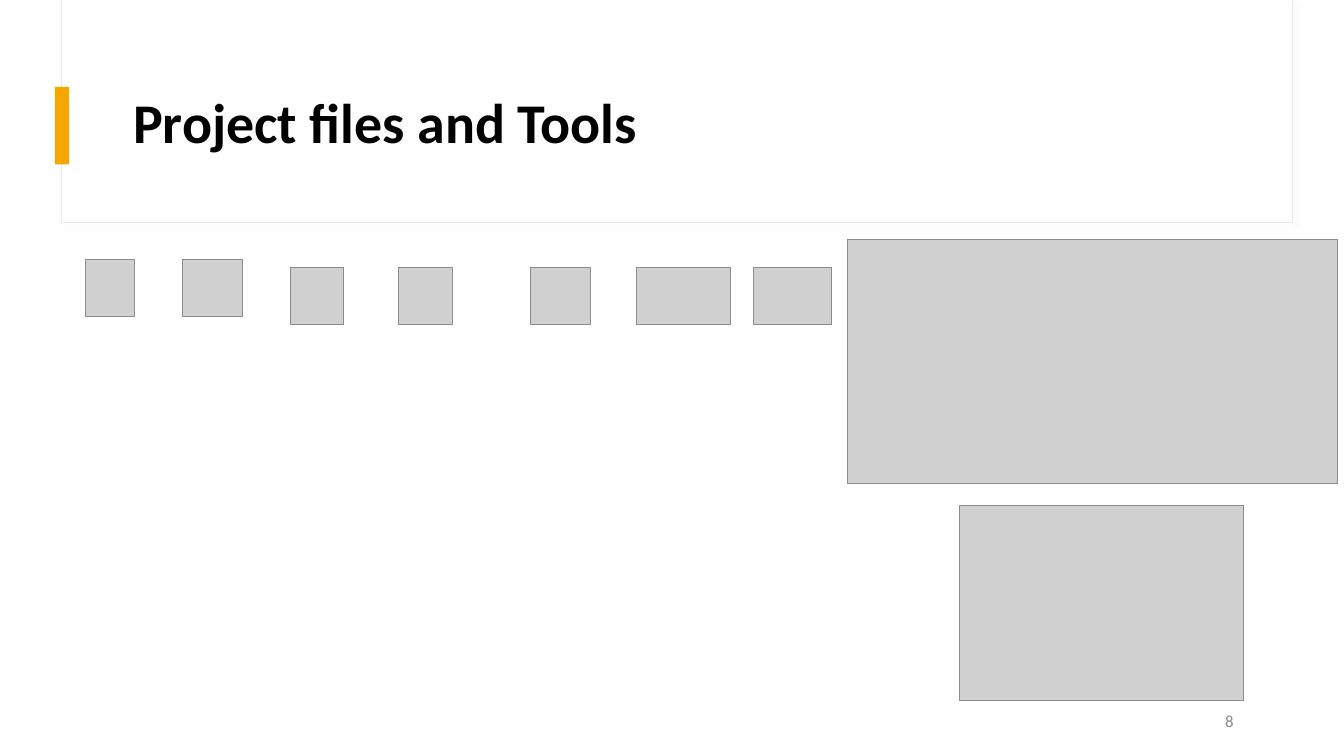
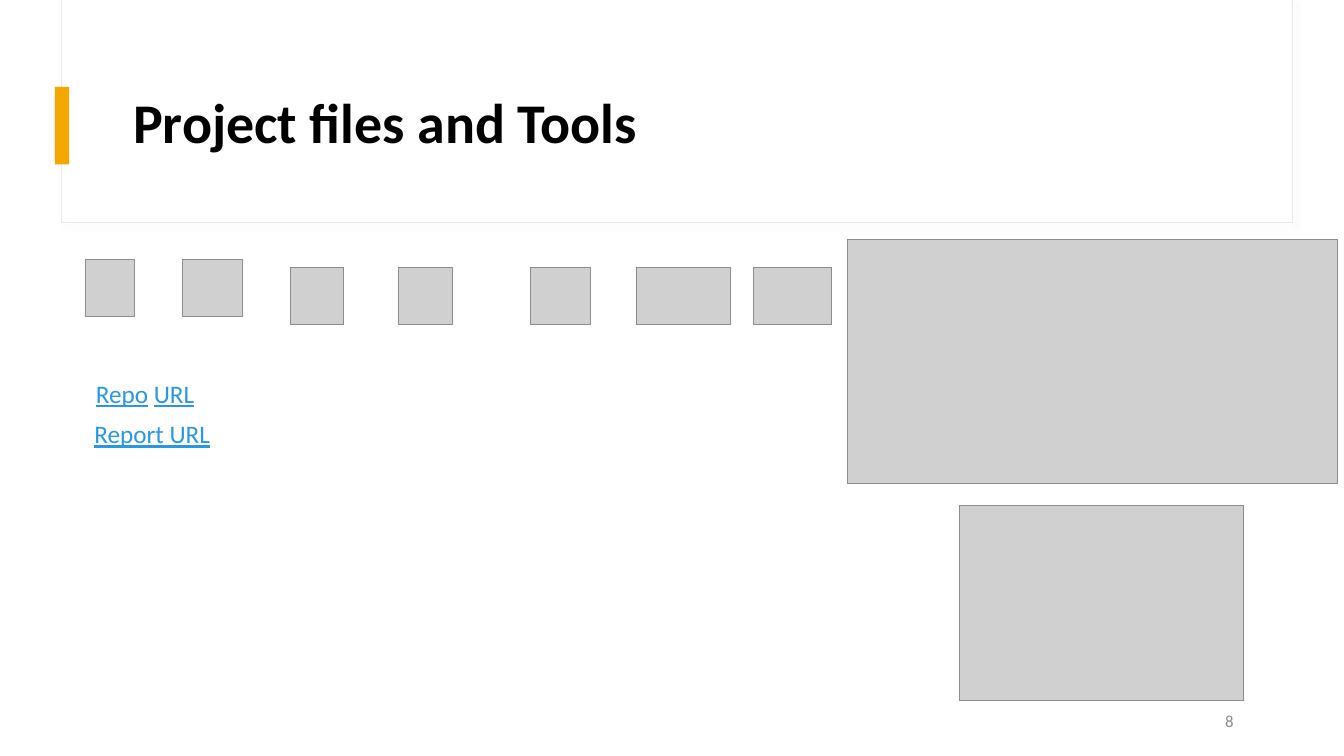
Before and after one commit to NaderMohamed325/Learn-In-Depth, a slide deck: slide 8 of Unit 5 (Project and Exam)/Report.pptx. Drawn at 1344x756 pixels with LibreOffice and Linux fonts; fonts in the diff are those of the drawing; grey boxes stand for pictures. Boxes give left, top, right and bottom in pixels: in the first picture for what was removed or moved away, otherwise in the second. Text is boxed around its words. In the diff, an @@ line names an element or a change of style, - is before the commit and + after.

Commit message:
Report done

```diff
--- a/Unit 5 (Project and Exam)/Report.pptx
+++ b/Unit 5 (Project and Exam)/Report.pptx
@@ text added at (96,387,194,407), 18 pt, text #2998E3, underline @@
+Repo URL
@@ text added at (94,427,210,448), 18 pt, text #2998E3, underline @@
+Report URL
```
